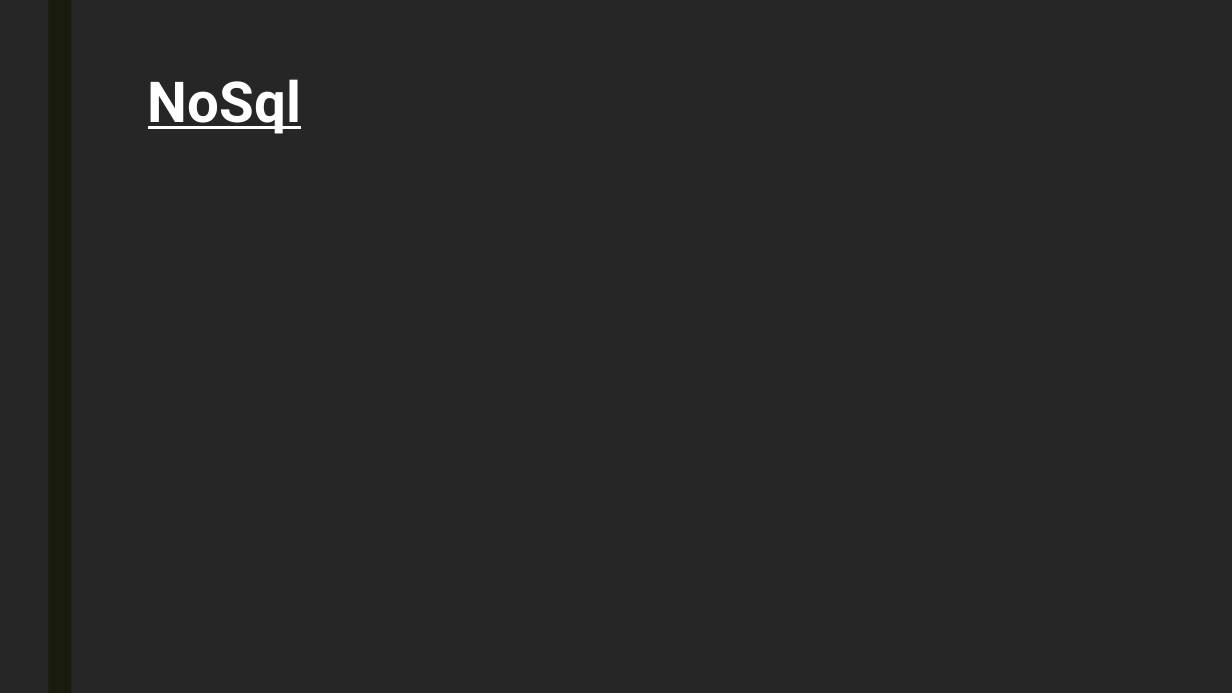
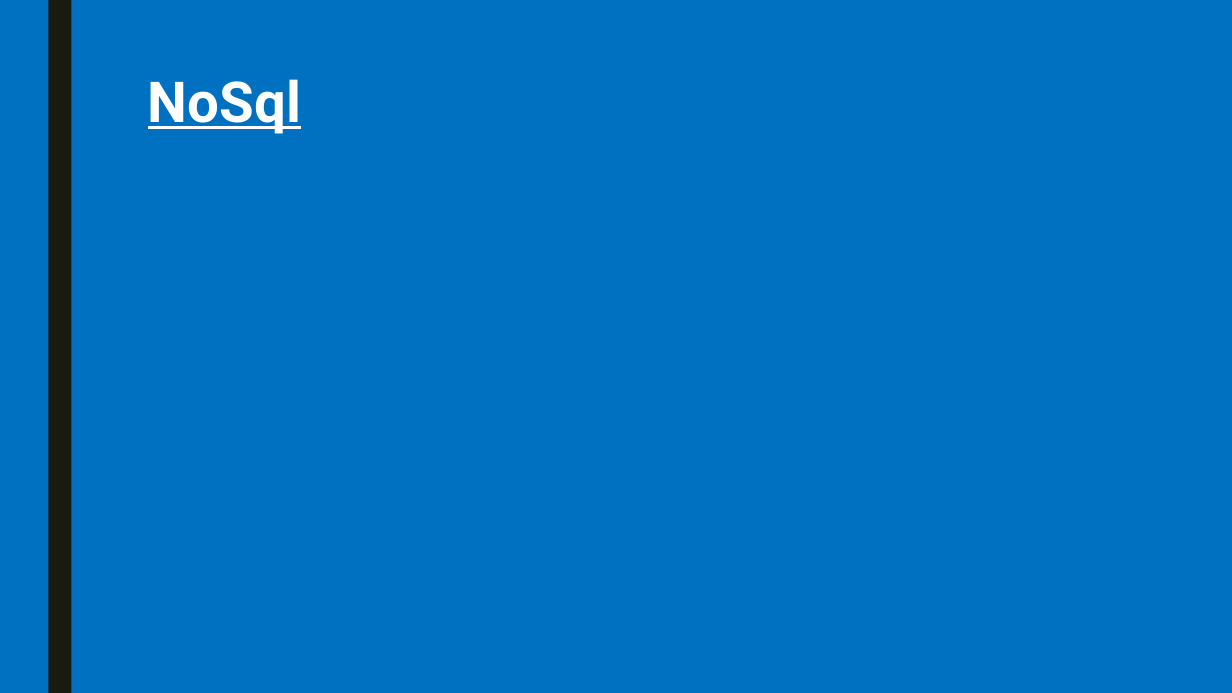
Before and after one commit to pkyurkchiev/mean-stack, a slide deck: slide 4 of slides/MongoDB.pptx. Drawn at 1232x693 pixels with LibreOffice and Linux fonts; fonts in the diff are those of the drawing. Boxes give left, top, right and bottom in pixels: in the first picture for what was removed or moved away, otherwise in the second. Text is boxed around its words. In the diff, an @@ line names an element or a change of style, - is before the commit and + after.

```diff
--- a/slides/MongoDB.pptx
+++ b/slides/MongoDB.pptx
@@ background #262626 to #0070C0 @@
```
Also in this commit, not shown: 2 other files.
